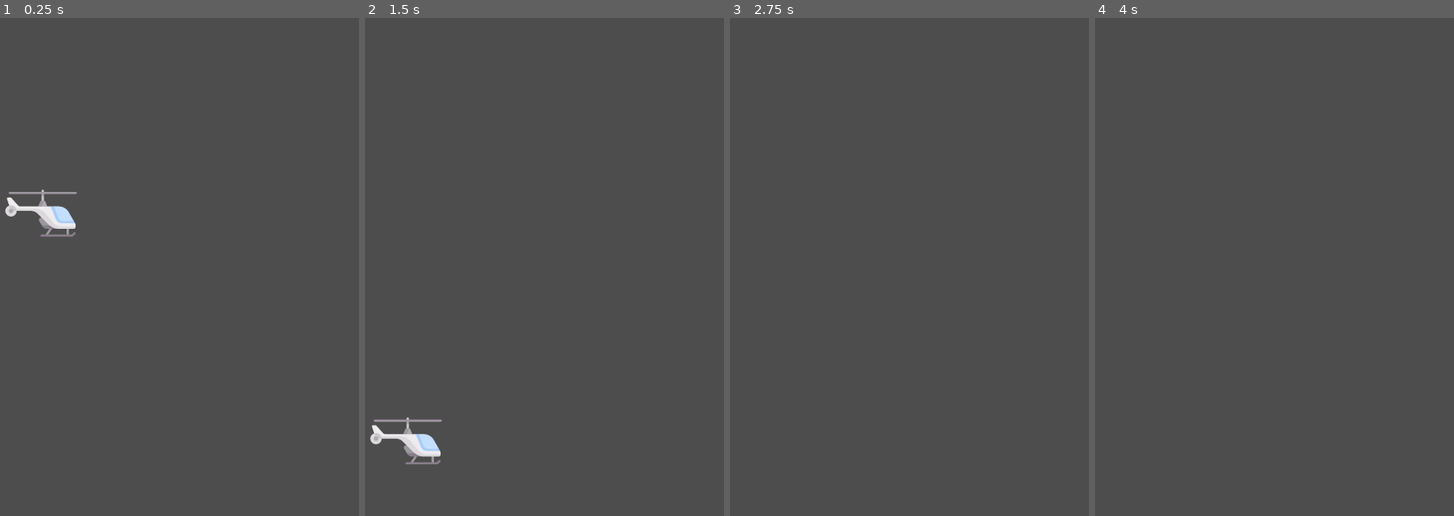
Above: before the commit, frames 1-4 (left to right).
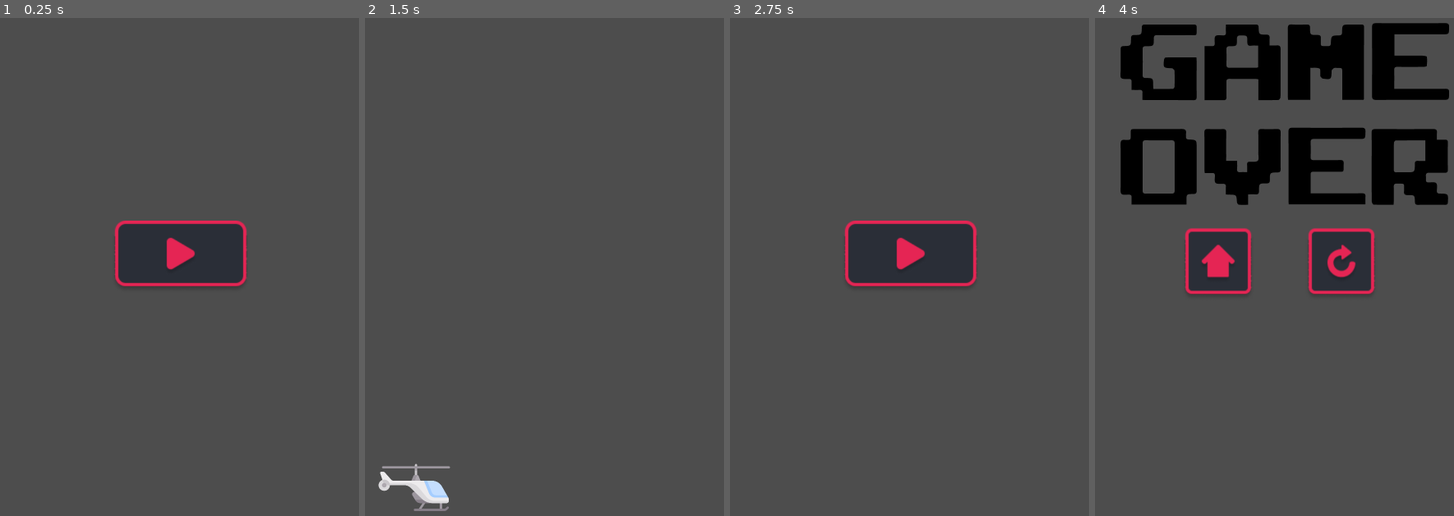
Above: after the commit, the same moments.

Repository: divy-sh/flying-copter
Game: Godot game, scene res://scenes/main_menu.tscn
Two runs of this game, one before a commit and one after it. Both use one fixed random seed, a clock stepped at 60 frames per second and the inputs below. Before the commit the project starts from res://main.tscn.
Inputs (mouse positions are in pixels of both pictures, inside the frame that each line leads up to):
- Up to frame 1 (0.25 s): no input
- Up to frame 2 (1.5 s): click (544, 257) at 0.52 s
- Up to frame 3 (2.75 s): click (852, 262) at 2.02 s
- Up to frame 4 (4 s): click (1274, 257) at 2.77 s

The runs differ from the first frame. In frame 1, 5.5% of the frame differs, in the area x 1-69%, y 34-54%; in frame 2, 1.5%; in frame 3, 4.8%; in frame 4, 21%, in the area x 7-99%, y 0-56%.

Commit message:
implement ui

Diff:
--- a/assets/copter/copter.gd
+++ b/assets/copter/copter.gd
@@ -7,9 +7,10 @@
 
 
 # Called every frame. 'delta' is the elapsed time since the previous frame.
-func _process(delta):
-	pass
+func _process(_delta):
+	if position.y > 800 or position.y < -800:
+		get_tree().change_scene_to_file("res://scenes/game_over.tscn")
 
 func _input(event):
 	if event.is_pressed():
-		self.linear_velocity = Vector2(0, -600)
+		self.linear_velocity = Vector2(0, -800)
--- /dev/null
+++ b/assets/ui/Home/home.gd
@@ -0,0 +1,9 @@
+extends TextureButton
+
+
+# Called when the node enters the scene tree for the first time.
+func _ready():
+	connect("pressed", Callable(self, "_button_pressed"))
+
+func _button_pressed():
+	get_tree().change_scene_to_file("res://scenes/main_menu.tscn")
--- /dev/null
+++ b/assets/ui/Home/home.tscn
@@ -0,0 +1,15 @@
+[gd_scene load_steps=4 format=3 uid="uid://y5qgnqu6q2bx"]
+
+[ext_resource type="Texture2D" uid="uid://bb66qs8mu60r2" path="res://assets/ui/Home/Default.png" id="1_ri8op"]
+[ext_resource type="Texture2D" uid="uid://pvfi76o0a0nt" path="res://assets/ui/Home/Hover.png" id="2_1lose"]
+[ext_resource type="Script" path="res://assets/ui/Home/home.gd" id="3_cf3dy"]
+
+[node name="TextureButton" type="TextureButton"]
+offset_left = 200.0
+offset_top = 1000.0
+offset_right = 288.0
+offset_bottom = 1088.0
+scale = Vector2(2, 2)
+texture_normal = ExtResource("1_ri8op")
+texture_pressed = ExtResource("2_1lose")
+script = ExtResource("3_cf3dy")
--- /dev/null
+++ b/assets/ui/Repeat/retry.gd
@@ -0,0 +1,9 @@
+extends TextureButton
+
+
+# Called when the node enters the scene tree for the first time.
+func _ready():
+	connect("pressed", Callable(self, "_button_pressed"))
+
+func _button_pressed():
+	get_tree().change_scene_to_file("res://scenes/main.tscn")
--- /dev/null
+++ b/assets/ui/Repeat/retry.tscn
@@ -0,0 +1,14 @@
+[gd_scene load_steps=4 format=3 uid="uid://cnf63u2022kr8"]
+
+[ext_resource type="Script" path="res://assets/ui/Repeat/retry.gd" id="1_7krhq"]
+[ext_resource type="Texture2D" uid="uid://bii7gmspaqstl" path="res://assets/ui/Repeat/Default.png" id="1_huppp"]
+[ext_resource type="Texture2D" uid="uid://bg53qxvvpp3ie" path="res://assets/ui/Repeat/Hover.png" id="2_qg2ix"]
+
+[node name="retry" type="TextureButton"]
+offset_left = 200.0
+offset_top = 1000.0
+offset_right = 240.0
+offset_bottom = 1040.0
+texture_normal = ExtResource("1_huppp")
+texture_pressed = ExtResource("2_qg2ix")
+script = ExtResource("1_7krhq")
--- /dev/null
+++ b/assets/ui/play/play.tscn
@@ -0,0 +1,20 @@
+[gd_scene load_steps=4 format=3 uid="uid://bg2mufxm8t4g5"]
+
+[ext_resource type="Texture2D" uid="uid://drd1ca7gv4a6b" path="res://assets/ui/play/Default.png" id="1_0agmx"]
+[ext_resource type="Texture2D" uid="uid://gsrdg5jy6318" path="res://assets/ui/play/Hover.png" id="2_gar1d"]
+[ext_resource type="Script" path="res://assets/ui/Repeat/retry.gd" id="3_lnomi"]
+
+[node name="play" type="TextureButton"]
+anchors_preset = -1
+anchor_left = 0.433
+anchor_top = 0.567
+anchor_right = 0.433
+anchor_bottom = 0.567
+offset_left = -147.64
+offset_top = -88.6401
+offset_right = 20.36
+offset_bottom = -0.64006
+scale = Vector2(2, 2)
+texture_normal = ExtResource("1_0agmx")
+texture_pressed = ExtResource("2_gar1d")
+script = ExtResource("3_lnomi")
--- a/project.godot
+++ b/project.godot
@@ -11,7 +11,7 @@
 [application]
 
 config/name="Flying-copter"
-run/main_scene="res://main.tscn"
+run/main_scene="res://scenes/main_menu.tscn"
 config/features=PackedStringArray("4.2", "Mobile")
 config/icon="res://icon.svg"
 
--- /dev/null
+++ b/scenes/game_over.tscn
@@ -0,0 +1,42 @@
+[gd_scene load_steps=4 format=3 uid="uid://knccs74drbc2"]
+
+[ext_resource type="Texture2D" uid="uid://dlswgmop1fmbu" path="res://assets/ui/text.png" id="1_8tkeq"]
+[ext_resource type="PackedScene" uid="uid://y5qgnqu6q2bx" path="res://assets/ui/Home/home.tscn" id="2_p3bdj"]
+[ext_resource type="PackedScene" uid="uid://cnf63u2022kr8" path="res://assets/ui/Repeat/retry.tscn" id="3_edt0w"]
+
+[node name="GameOver" type="Control"]
+layout_mode = 3
+anchors_preset = 15
+anchor_right = 1.0
+anchor_bottom = 1.0
+grow_horizontal = 2
+grow_vertical = 2
+
+[node name="Text" type="Sprite2D" parent="."]
+position = Vector2(550, 540)
+texture = ExtResource("1_8tkeq")
+
+[node name="home" parent="." instance=ExtResource("2_p3bdj")]
+layout_mode = 1
+anchors_preset = -1
+anchor_left = 0.359
+anchor_top = 0.567
+anchor_right = 0.359
+anchor_bottom = 0.567
+offset_left = -87.72
+offset_top = -88.6401
+offset_right = 0.279971
+offset_bottom = -0.64006
+
+[node name="retry" parent="." instance=ExtResource("3_edt0w")]
+layout_mode = 1
+anchors_preset = -1
+anchor_left = 0.637
+anchor_top = 0.567
+anchor_right = 0.637
+anchor_bottom = 0.567
+offset_left = -87.96
+offset_top = -88.6401
+offset_right = 0.0399737
+offset_bottom = -0.64006
+scale = Vector2(2, 2)
--- /dev/null
+++ b/scenes/main.tscn
@@ -0,0 +1,9 @@
+[gd_scene load_steps=2 format=3 uid="uid://b8aiu77xk5vx"]
+
+[ext_resource type="PackedScene" uid="uid://b30323hb3ua76" path="res://assets/copter/copter.tscn" id="1_f525f"]
+
+[node name="Node2D" type="Node2D"]
+
+[node name="copter" parent="." instance=ExtResource("1_f525f")]
+top_level = true
+position = Vector2(50, -140)
--- /dev/null
+++ b/scenes/main_menu.tscn
@@ -0,0 +1,11 @@
+[gd_scene load_steps=2 format=3 uid="uid://dru1u5h12mbop"]
+
+[ext_resource type="PackedScene" uid="uid://bg2mufxm8t4g5" path="res://assets/ui/play/play.tscn" id="1_1cjai"]
+
+[node name="MainMenu" type="Node2D"]
+
+[node name="play" parent="." instance=ExtResource("1_1cjai")]
+offset_left = 360.0
+offset_top = 800.0
+offset_right = 528.0
+offset_bottom = 888.0
Binary file added: assets/ui/Home/Default.png
Not shown, added: assets/ui/Home/Default.png.import
Binary file added: assets/ui/Home/Hover.png
Not shown, added: assets/ui/Home/Hover.png.import
Binary file added: assets/ui/Repeat/Default.png
Not shown, added: assets/ui/Repeat/Default.png.import
Binary file added: assets/ui/Repeat/Hover.png
Not shown, added: assets/ui/Repeat/Hover.png.import
Binary file added: assets/ui/Star/Large/Active.png
Not shown, added: assets/ui/Star/Large/Active.png.import
Binary file added: assets/ui/Star/Large/Unactive.png
Not shown, added: assets/ui/Star/Large/Unactive.png.import
(and 25 more such lines)
